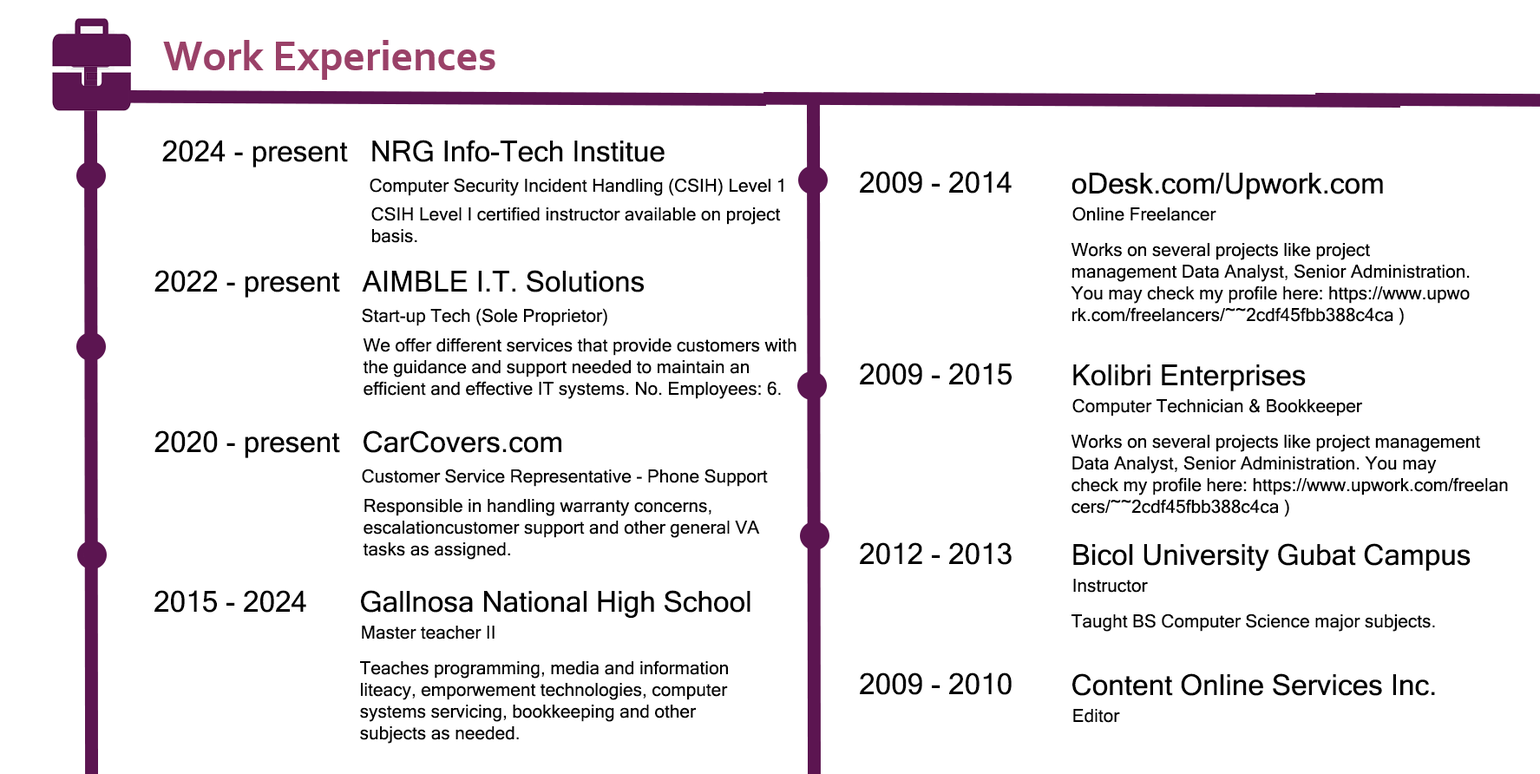
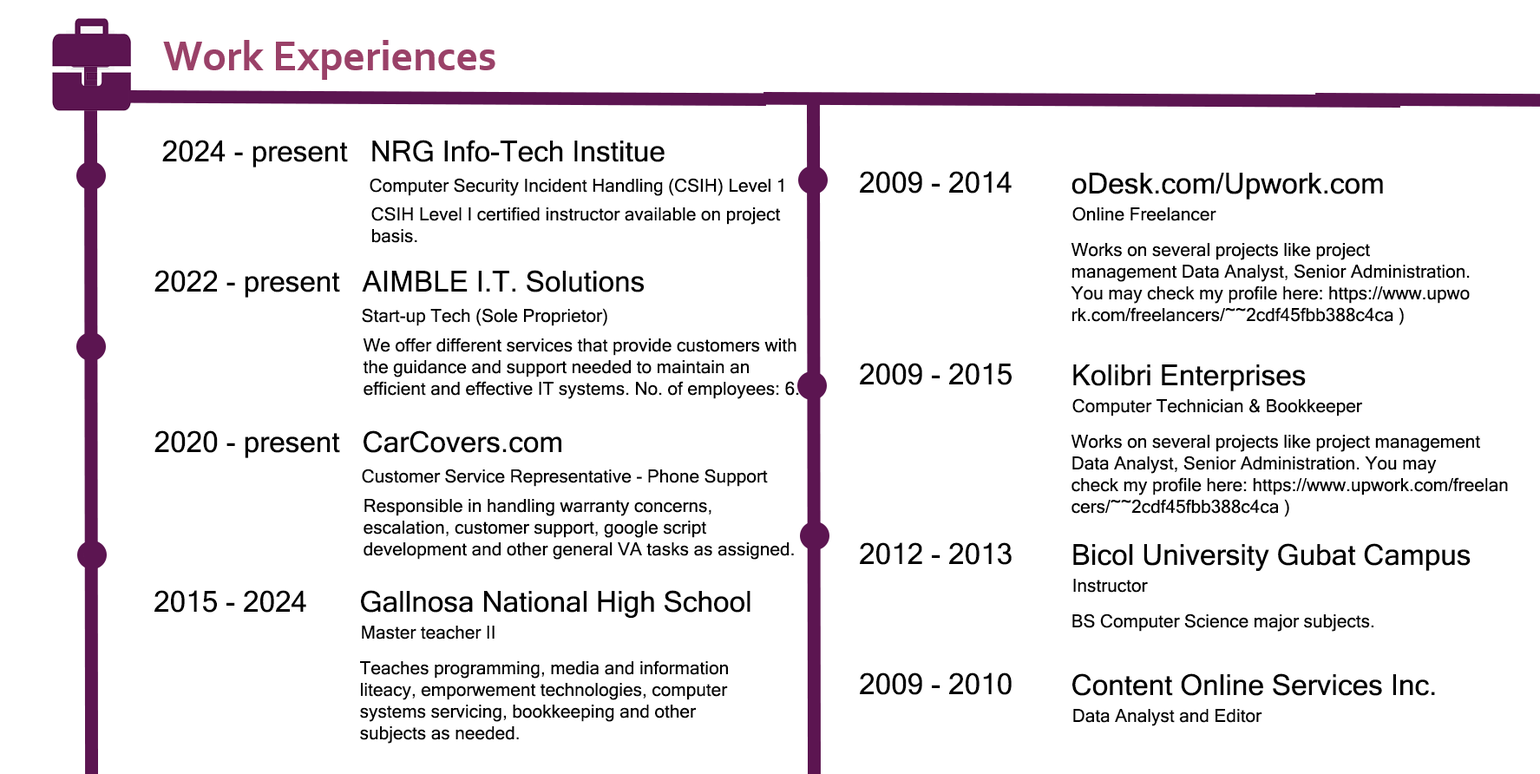
Before/after of a 1540 x 774 layered artwork. What changed in the layer stack:
renamed "Responsible in handling warranty concerns, escalationcustomer" to "Responsible in handling warranty concerns, escalation, custome", painted on it over left=362, top=520, right=794, bottom=560
painted on "We offer different services that provide customers with the gu" over left=667, top=380, right=799, bottom=400
renamed "Editor" to "Data Analyst and Editor", painted on it over left=1074, top=708, right=1263, bottom=727
renamed "Taught BS Computer Science major subjects." to "BS Computer Science major subjects.", painted on it over left=1071, top=613, right=1435, bottom=632
